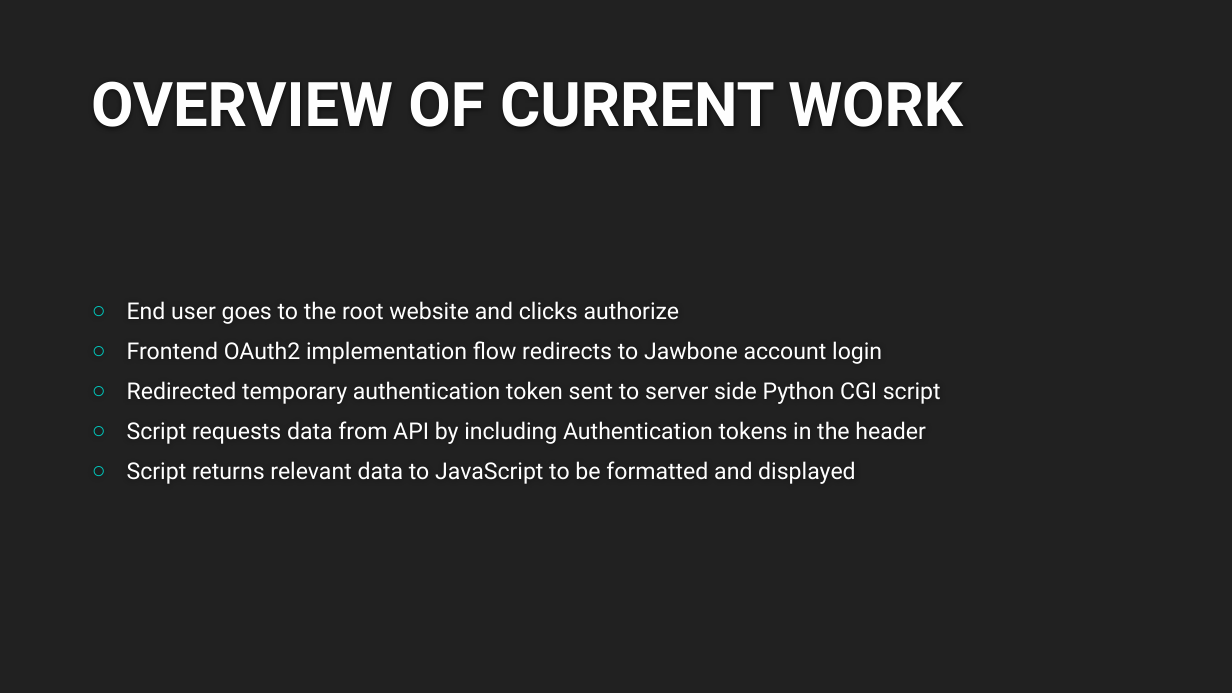
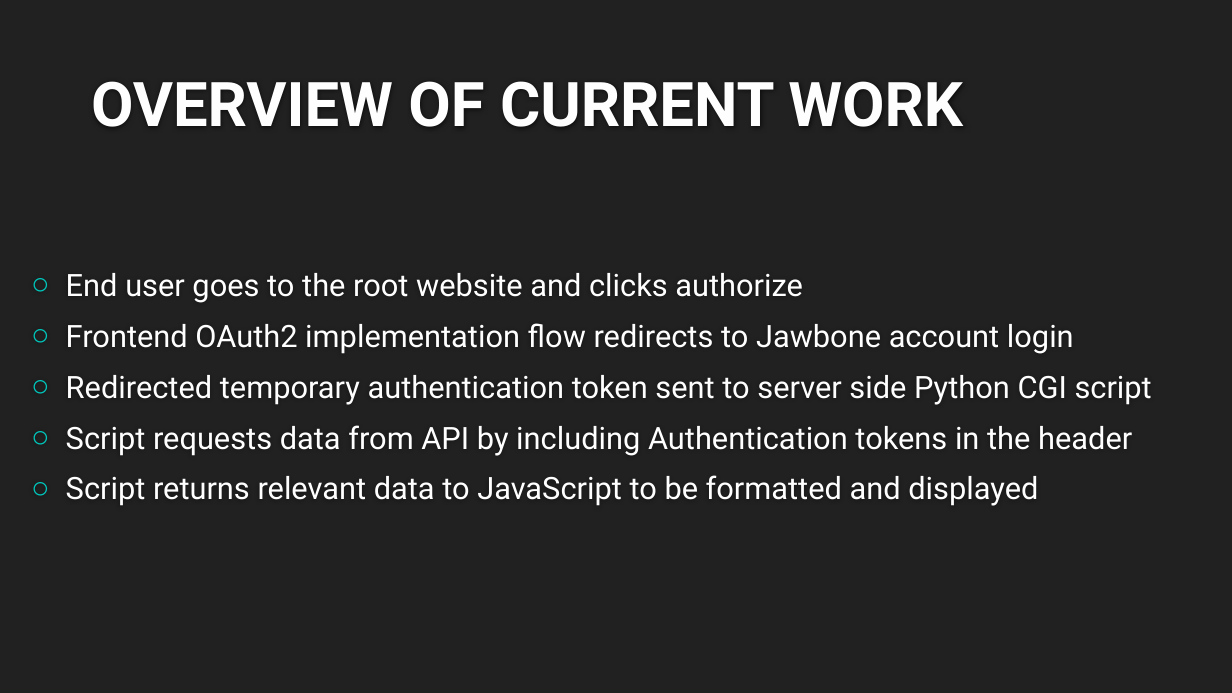
Before and after one commit to ritwikd/gatech, a slide deck: slide 2 of Presentation/Assisted Living.pptx. Drawn at 1232x693 pixels with LibreOffice and Linux fonts; fonts in the diff are those of the drawing; background and template pictures are left out. Boxes give left, top, right and bottom in pixels: in the first picture for what was removed or moved away, otherwise in the second. Text is boxed around its words. In the diff, an @@ line names an element or a change of style, - is before the commit and + after.

```diff
--- a/Presentation/Assisted Living.pptx
+++ b/Presentation/Assisted Living.pptx
@@ text "End user goes to the ...": place and size @@
-text "End user goes to the ..." at [127,301,941,484]
+text "End user goes to the ..." at [66,273,1152,506]
@@ text "End user goes to the ..." at [66,273,1152,506]: size 18 to 24 pt; more space between paragraphs @@
```
Also in this commit, not shown: 2 other slides changed, 4 slides added, 2 other files.
